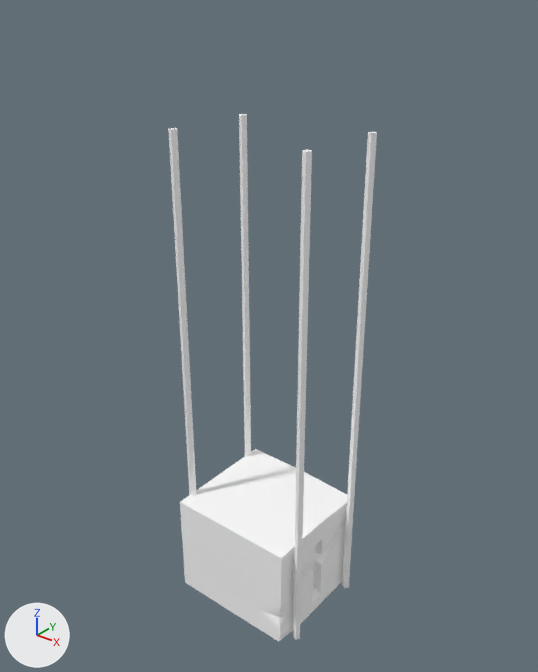
A saved change to the FBX model Assets/Models/Boat/runestone01.fbx.
Camera for both pictures: a 50 mm camera at (2.175, -1.521, 1.067) aimed at (1.368, -0.512, 0.441). Arrows for +X, +Y and +Z are at lower left; the lights stay in place. Where no turn or scale is listed for an object, it has been applied to the vertices.
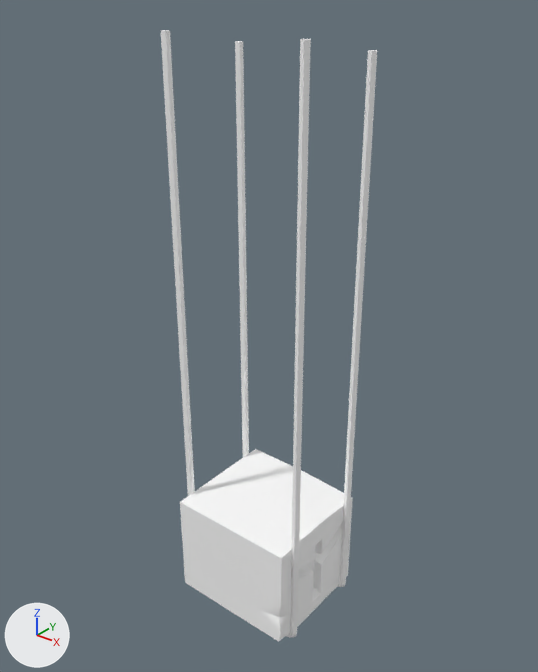
What changed in the scene script:
```text
Add me_mesh_001_1:
    me_mesh_001_1.from_pydata(...)  # 57 vertices, 60 faces; spans x -0.148..0.148, y -0.008..0.008, z -0.508..0.651
    me_mesh_001_1.materials.append(mat_lambert1)  # its picture is missing
Add me_mesh_002_1:
    me_mesh_002_1.from_pydata(...)  # 57 vertices, 60 faces; spans x -0.148..0.148, y -0.008..0.008, z -0.508..0.624
    me_mesh_002_1.materials.append(mat_lambert1)  # its picture is missing
Remove ob_pcylinder10:
    ob_pcylinder10 = bpy.data.objects.new('pCylinder10', me_mesh_004)
    ob_pcylinder10.location = (1.241, -0.613, 0.334)
Remove ob_pcylinder8:
    ob_pcylinder8 = bpy.data.objects.new('pCylinder8', me_mesh_002)
    ob_pcylinder8.location = (1.522, -0.43, 0.334)
Remove ob_pcylinder9:
    ob_pcylinder9 = bpy.data.objects.new('pCylinder9', me_mesh_003)
    ob_pcylinder9.location = (1.241, -0.43, 0.334)
Remove ob_pcylinder7:
    ob_pcylinder7 = bpy.data.objects.new('pCylinder7', me_mesh_001)
    ob_pcylinder7.location = (1.522, -0.613, 0.334)
Add ob_polysurface28:
    ob_polysurface28 = bpy.data.objects.new('polySurface28', me_mesh_001_1)
    ob_polysurface28.location = (1.375, -0.613, 0.334)
Add ob_polysurface29:
    ob_polysurface29 = bpy.data.objects.new('polySurface29', me_mesh_002_1)
    ob_polysurface29.location = (1.375, -0.432, 0.334)
```

Pixel boxes (x1, y1, x2, y2) of what changed, in the pictures (538 x 672 px):
'polySurface28', added: after (161, 30, 311, 637)
'polySurface29', added: after (235, 41, 377, 587)
'pCylinder7', deleted: before (293, 150, 312, 640)
'pCylinder8', deleted: before (342, 132, 377, 588)
'pCylinder10', deleted: before (168, 128, 196, 496)
'pCylinder9', deleted: before (239, 114, 251, 456)
